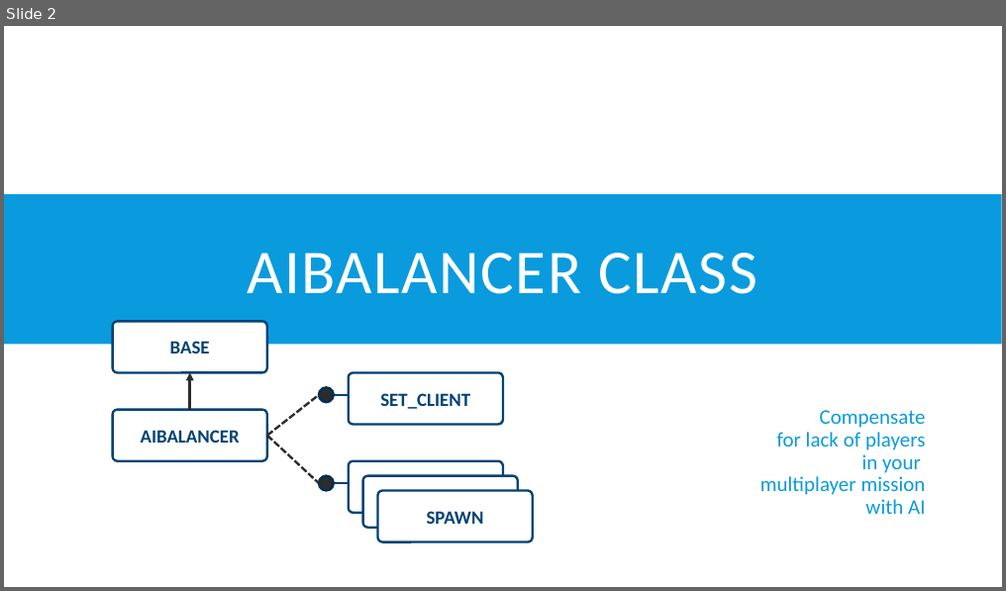
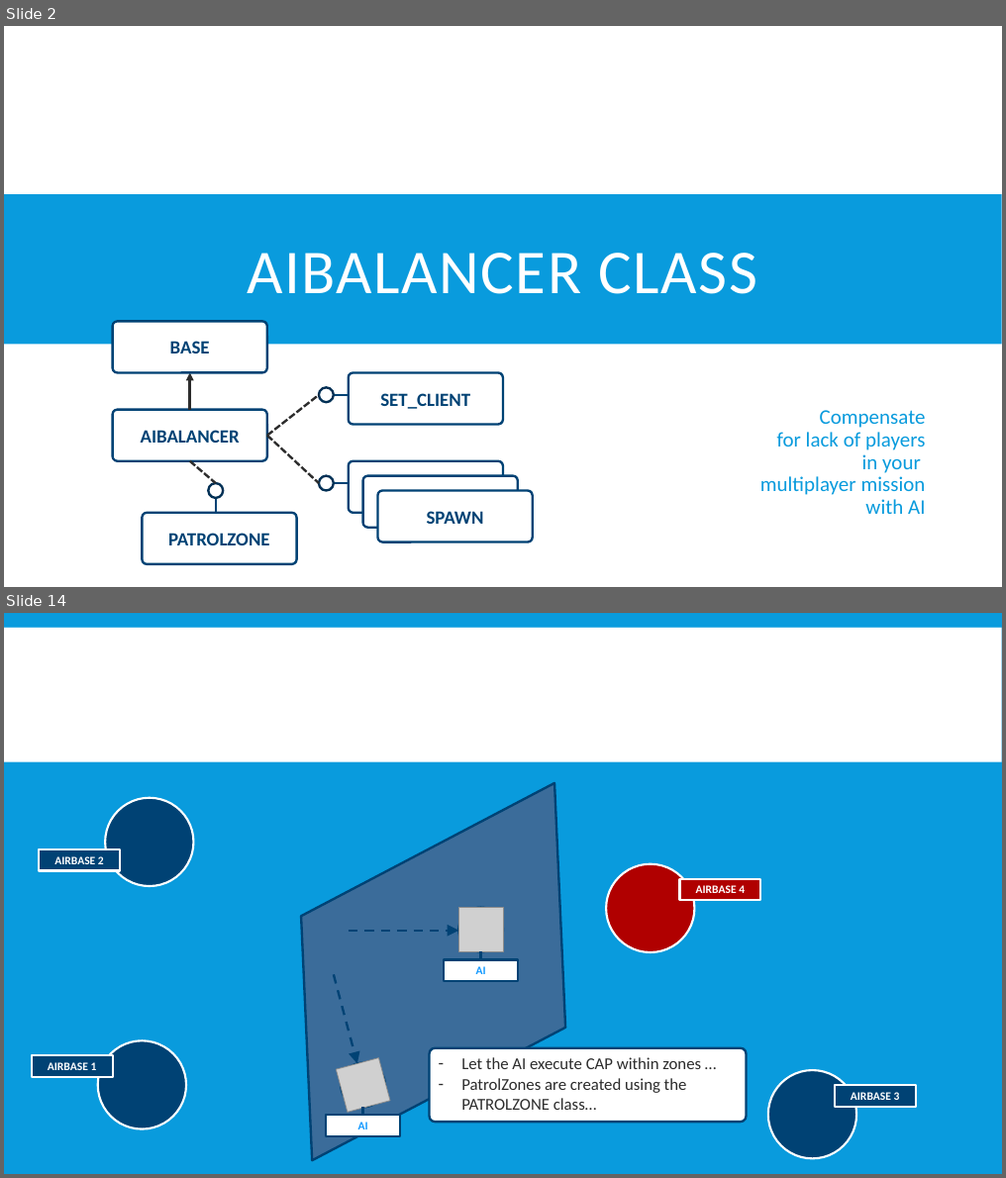
Before and after one commit to FlightControl-Master/MOOSE, a slide deck: Moose Training/Presentations/DCS World - MOOSE - AI Balancer.pptx. Shown one above the other, each under a label of ours: slide 2 before the commit, slides 2 and 14 after it; the slides between them are not shown. The pictures are 1006x591 and 1006x1178 pixels, drawn with LibreOffice and Linux fonts; fonts in the diff are those of the drawing; grey boxes stand for pictures; background and template pictures are left out. Boxes give left, top, right and bottom in pixels: in the first picture for what was removed or moved away, otherwise in the second. Text is boxed around its words. In the diff, an @@ line names an element or a change of style, - is before the commit and + after.

Commit message:
Finalized the AIBALANCER class + PATROLZONE class

```diff
--- a/Moose Training/Presentations/DCS World - MOOSE - AI Balancer.pptx
+++ b/Moose Training/Presentations/DCS World - MOOSE - AI Balancer.pptx
@@ slide 14 added at [4,613,1002,1174], background #099BDD @@
@@ rectangle added at [4,627,1002,761], fill #FFFFFF @@
@@ title added at [103,636,904,760], 40 pt, text #FFFFFF, bold @@
+FUNCTION 4: PATROL ZONES
@@ parallelogram added at [209,783,657,1161], fill #B00000 at 30% opacity, outline #004274 2.25 pt @@
@@ ellipse added at [105,798,193,886], fill #004274, outline #FFFFFF 2 pt @@
@@ rectangle added at [40,850,120,871], fill #004274, outline #FFFFFF 2 pt, 11 pt, text #FFFFFF, bold @@
+AIRBASE 2
@@ ellipse added at [606,864,694,953], fill #B00000, outline #FFFFFF 2 pt @@
@@ rectangle added at [680,878,761,900], fill #B00000, outline #FFFFFF 2 pt, 11 pt, text #FFFFFF, bold @@
+AIRBASE 4
@@ ellipse added at [459,908,503,953], fill #FFFFFF, outline #004274 2.25 pt @@
@@ picture added at [459,908,503,953] @@
@@ arrow added from (349, 931) to (459, 931), #004274 2.25 pt dashed @@
@@ rectangle added at [445,960,518,982], fill #FFFFFF, outline #004274 2 pt, 11 pt, text #1299FF, bold @@
+AI
@@ line added from (481, 953) to (481, 960), #004274 2.25 pt @@
@@ arrow added from (334, 974) to (357, 1063), #004274 2.25 pt dashed @@
@@ rectangle added at [32,1057,113,1078], fill #004274, outline #FFFFFF 2 pt, 11 pt, text #FFFFFF, bold @@
+AIRBASE 1
@@ ellipse added at [98,1042,186,1130], fill #004274, outline #FFFFFF 2 pt @@
@@ picture added at [336,1058,390,1112] @@
@@ rounded rectangle added at [430,1049,746,1122], fill #FFFFFF, outline #004274 2.25 pt, 16 pt, text #2C2C2C @@
+– Let the AI execute CAP within zones …
+– PatrolZones are created using the PATROLZONE class…
@@ ellipse added at [341,1062,385,1107], fill #FFFFFF, outline #004274 2.25 pt @@
@@ ellipse added at [768,1070,856,1158], fill #004274, outline #FFFFFF 2 pt @@
@@ rectangle added at [835,1085,916,1107], fill #004274, outline #FFFFFF 2 pt, 11 pt, text #FFFFFF, bold @@
+AIRBASE 3
@@ rectangle added at [326,1115,399,1137], fill #FFFFFF, outline #004274 2 pt, 11 pt, text #1299FF, bold @@
+AI
@@ line added from (363, 1107) to (363, 1115), #004274 2.25 pt @@
@@ slide 2 changed as well @@
@@ ellipse at [319,387,334,402]: fill #2C2C2C to #FFFFFF @@
@@ line added from (190, 462) to (216, 483), #2C2C2C 2.25 pt dashed @@
@@ ellipse added at [208,483,224,498], fill #FFFFFF, outline #003156 2.25 pt @@
@@ line added from (216, 513) to (216, 498), #004274 2.25 pt @@
@@ ellipse at [319,475,334,491]: fill #2C2C2C to #FFFFFF @@
@@ rounded rectangle added at [142,513,297,565], fill #FFFFFF, outline #004274 2.25 pt, 18 pt, text #004274, bold @@
+PATROLZONE
```
Also in this commit, not shown: 11 other slides changed, 15 other slides added, 12 slides removed, 31 other files.
